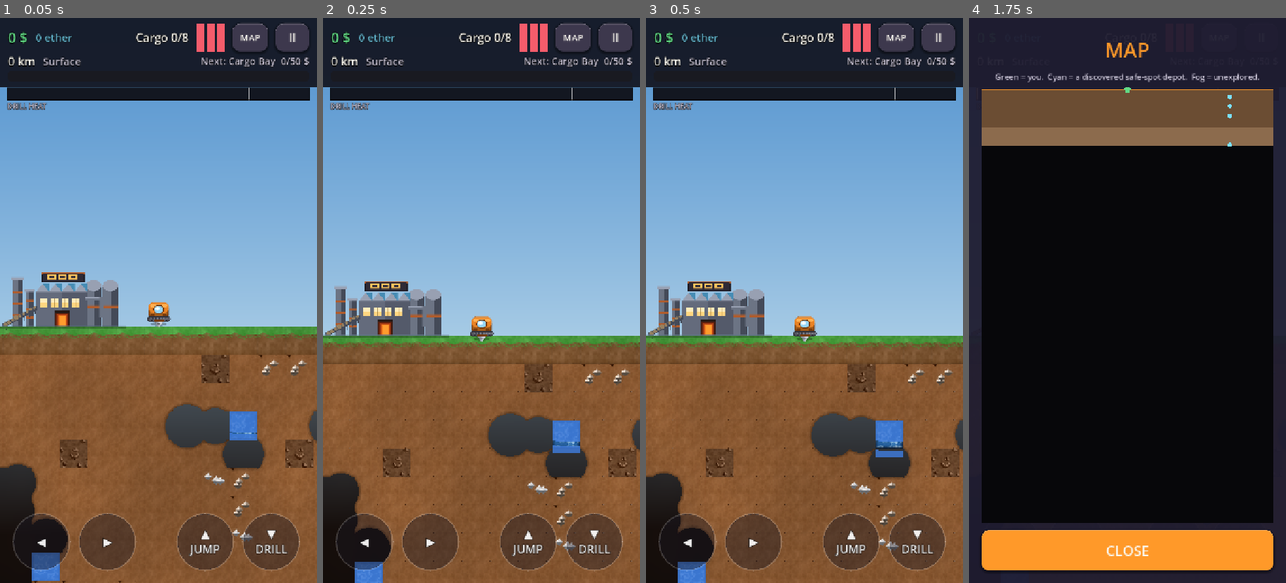
Above: before the commit, frames 1-4 (left to right).
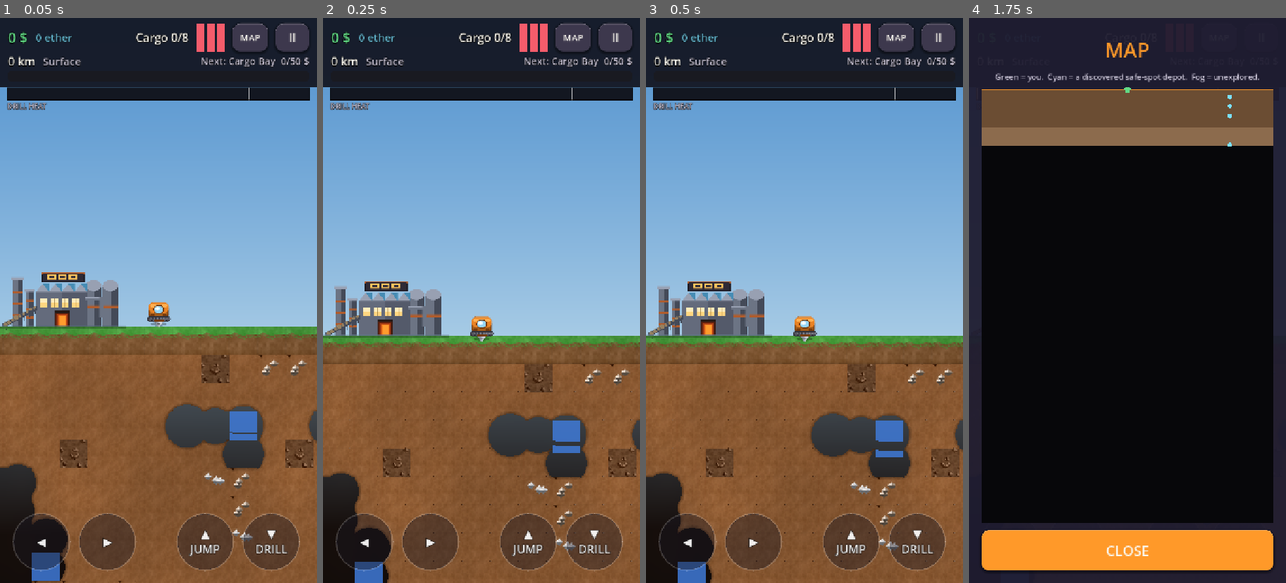
Above: after the commit, the same moments.

Repository: DhairyaRawal/MineDriller
Game: Godot game, scene res://tests/test_runner.tscn
The game is run twice, just before and just after one commit, with the same random seed, the same clock (stepped at 60 frames per second) and the same inputs. This scene is started directly instead of the project's main scene.
Inputs:
- Up to frame 1 (0.05 s): no input
- Up to frame 2 (0.25 s): no input
- Up to frame 3 (0.5 s): no input
- Up to frame 4 (1.75 s): click "MAP" at 0.5 s; tap Enter (ui_accept) at 1.25, 1.52 s; hold W (move_up) from 1.28 s (still down); hold E (interact) from 1.28 s (still down)

The runs differ from the first frame. In frame 1, 0.3% of the frame differs, in the area x 10-84%, y 68-100%; in frame 2, 0.4%; in frame 3, 0.5%, in the area x 10-84%, y 70-100%; in frame 4, less than 0.1%.

Commit message:
Stop painting a static water tile over the flowing water layer
The per-pixel water simulation was running correctly but was invisible:
_atlas_for() still painted an opaque water tile into the base terrain
image for every WATER cell, and carve_circle deliberately skips WATER
cells, so that tile never eroded or moved. It sat there permanently and
masked the dynamic water layer drawn on top of it, making water look
locked to its original tile no matter what the simulation did.

- _atlas_for() no longer returns atlas coords for WATER; it falls
  through to the same "don't paint" default as EMPTY, so water is
  rendered exclusively by the dynamic per-pixel layer.
- _round_cave_edges() now rounds the rock bordering WATER cells the
  same way it rounds caves, so a water pocket reads as a natural dent
  rather than a grid square.

Co-Authored-By: Claude Sonnet 5 <noreply@anthropic.com>

Diff:
--- a/scripts/world/world.gd
+++ b/scripts/world/world.gd
@@ -245,7 +245,12 @@
 	for y in chunk_h:
 		for x in width:
 			var cell := Vector2i(x, row_start + y)
-			if int(cell_info(cell)["type"]) != TileType.EMPTY or cell.y <= 1:
+			var cell_type := int(cell_info(cell)["type"])
+			# WATER is rounded the same as EMPTY: now that water is a
+			# dynamic per-pixel layer rather than a static painted tile, the
+			# rock bordering a water pocket should look like a natural dent,
+			# not a grid square.
+			if (cell_type != TileType.EMPTY and cell_type != TileType.WATER) or cell.y <= 1:
 				continue
 			var has_solid_neighbor := false
 			for offset: Vector2i in [Vector2i(1, 0), Vector2i(-1, 0), Vector2i(0, 1), Vector2i(0, -1)]:
@@ -289,8 +294,14 @@
 			return Vector2i(int(Balance.ores[info["ore_id"]]["atlas_col"]), 2)
 		TileType.MAGMA:
 			return Vector2i(5, 1)
-		TileType.WATER:
-			return Vector2i(6, 1)
+		# WATER is deliberately absent: it falls through to the same "-1,-1 /
+		# don't paint" default as EMPTY. Water is rendered entirely by the
+		# dynamic per-pixel water layer (see "water simulation" section) --
+		# if the base terrain image also painted a static water tile here, it
+		# would sit there permanently (carve_circle skips WATER cells, so
+		# this layer never erodes) and mask the flowing layer drawn on top of
+		# it, making the whole simulation invisible regardless of whether it
+		# actually ran correctly.
 		TileType.BEDROCK:
 			return Vector2i(5, 0)
 		TileType.GRASS:
